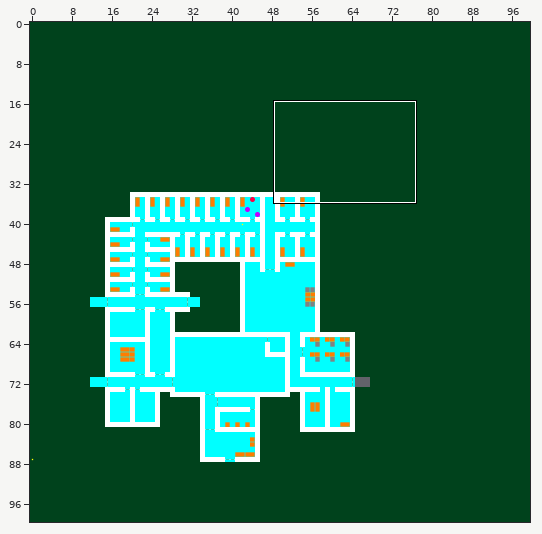
Two states of a Tiled map, ALPHA TEX/world1beta.tmx. Above, an overview of the earlier version with the close-up marked.
Close-up. As it was:
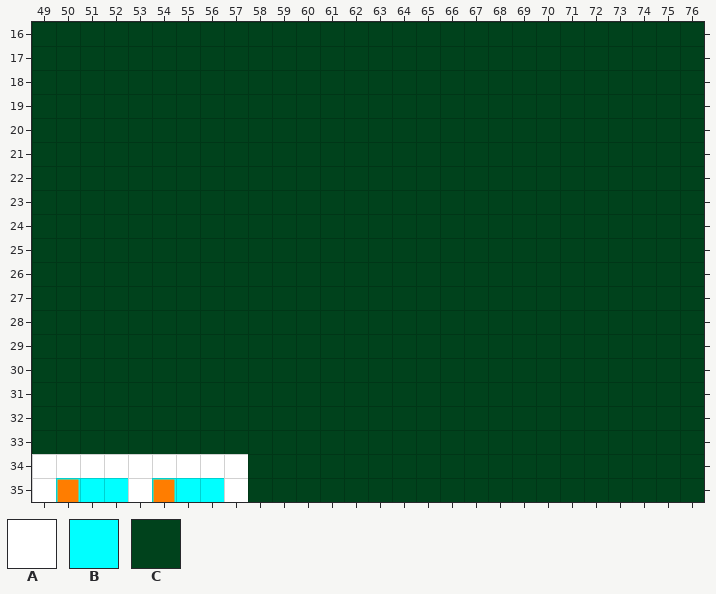
Cells are 64x64 px. Shown: x 49..76, y 16..35. The commit also changed other parts of the map, which this record leaves out.
Key: from "alpha_sprite_sheet": A 0, B 1, C 8.
_ is an empty cell, # one hidden under a higher layer.
Layers that did not change in this view are not listed.
Layer "Tile Layer 2 - Golv" before, first column x 49:
16 CCCCCCCCCCCCCCCCCCCCCCCCCCCC
17 CCCCCCCCCCCCCCCCCCCCCCCCCCCC
18 CCCCCCCCCCCCCCCCCCCCCCCCCCCC
19 CCCCCCCCCCCCCCCCCCCCCCCCCCCC
20 CCCCCCCCCCCCCCCCCCCCCCCCCCCC
21 CCCCCCCCCCCCCCCCCCCCCCCCCCCC
22 CCCCCCCCCCCCCCCCCCCCCCCCCCCC
23 CCCCCCCCCCCCCCCCCCCCCCCCCCCC
24 CCCCCCCCCCCCCCCCCCCCCCCCCCCC
25 ############CCCCCCCCCCCCCCCC
26 _________###CCCCCCCCCCCCCCCC
27 _________###CCCCCCCCCCCCCCCC
28 _________###CCCCCCCCCCCCCCCC
29 _________###CCCCCCCCCCCCCCCC
30 _________###CCCCCCCCCCCCCCCC
31 _________###CCCCCCCCCCCCCCCC
32 _________###CCCCCCCCCCCCCCCC
33 _________###CCCCCCCCCCCCCCCC
34 _________CCCCCCCCCCCCCCCCCCC
35 _BBB_BBB_CCCCCCCCCCCCCCCCCCC
Layer "väggar" before, first column x 49:
16 ____________________________
17 ____________________________
18 ____________________________
19 ____________________________
20 ____________________________
21 ____________________________
22 ____________________________
23 ____________________________
24 ____________________________
25 CCCCCCCCCCCC________________
26 CCCCCCCCCCCC________________
27 CCCCCCCCCCCC________________
28 CCCCCCCCCCCC________________
29 CCCCCCCCCCCC________________
30 CCCCCCCCCCCC________________
31 CCCCCCCCCCCC________________
32 CCCCCCCCCCCC________________
33 CCCCCCCCCCCC________________
34 AAAAAAAAA___________________
35 A___A___A___________________
The same view after the edit:
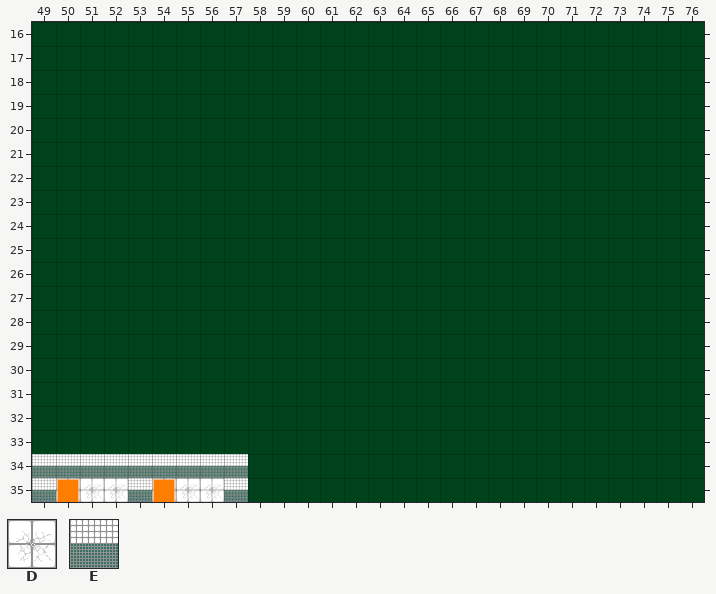
Further tiles: from "floor_wall_sheet": D 4, E 5.
Edits made:
Layer "Tile Layer 2 - Golv":
y 35: x 50..52 BBB -> ___; x 54..56 BBB -> ___
Layer "väggar":
y 34: x 49..57 AAAAAAAAA -> EEEEEEEEE
y 35: x 49..57 A___A___A -> EDDDEDDDE
Where, in picture pixels (left, top, right, bottom), the same in both close-ups:
changed: (32, 454, 248, 502)
